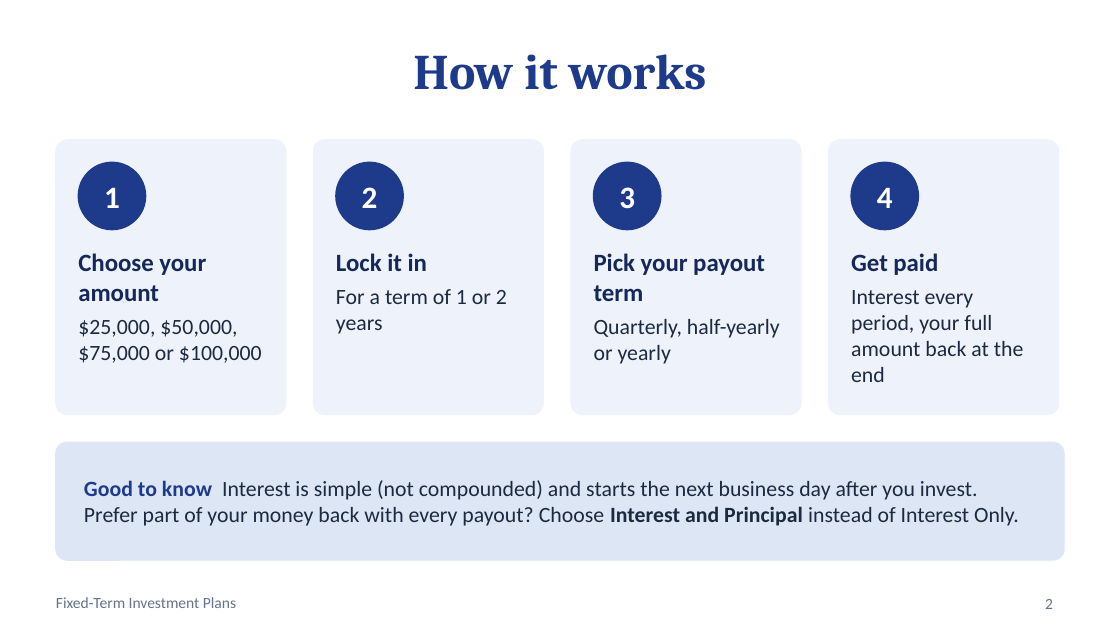
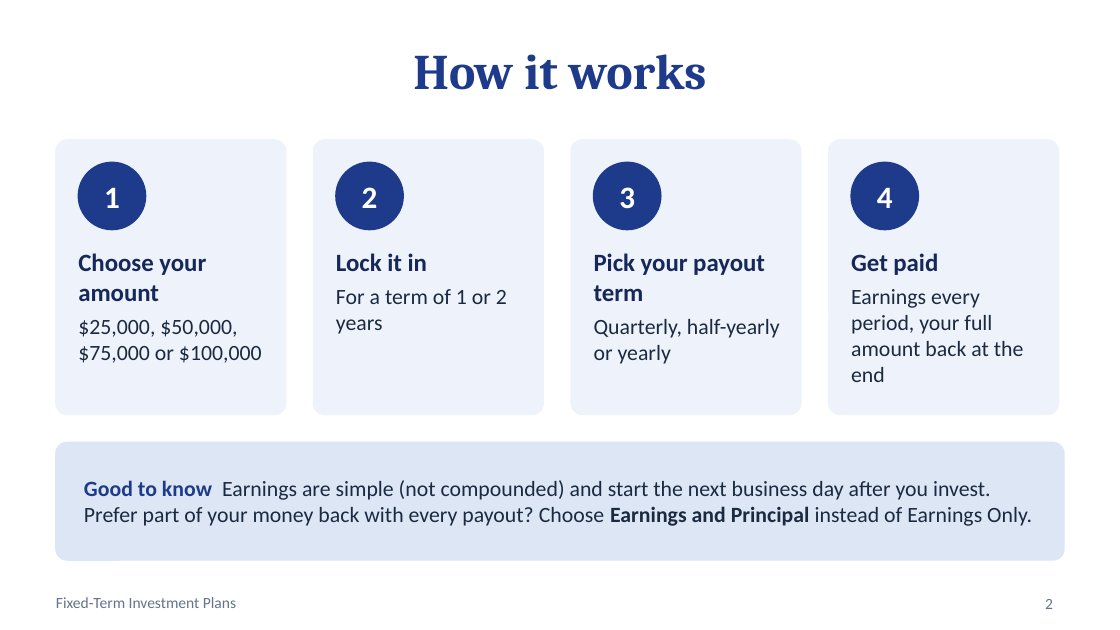
Before and after one commit to sureshsinghbhandari/payout-calculator, a slide deck: slide 2 of docs/Investment-Plans-Seminar.pptx. Drawn at 1120x630 pixels with LibreOffice and Linux fonts; fonts in the diff are those of the drawing. Boxes give left, top, right and bottom in pixels: in the first picture for what was removed or moved away, otherwise in the second. Text is boxed around its words. In the diff, an @@ line names an element or a change of style, - is before the commit and + after.

```diff
--- a/docs/Investment-Plans-Seminar.pptx
+++ b/docs/Investment-Plans-Seminar.pptx
@@ text at [851,289,1024,382]: text changed @@
-Interest every period, your full amount back at the end
+Earnings every period, your full amount back at the end
@@ text at [84,480,1032,526]: text changed @@
-Good to know Interest is simple (not compounded) and starts the next business day after you invest. Prefer part of your money back with every payout? Choose Interest and Principal instead of Interest Only.
+Good to know Earnings are simple (not compounded) and start the next business day after you invest. Prefer part of your money back with every payout? Choose Earnings and Principal instead of Earnings Only.
```
Also in this commit, not shown: 4 other slides changed, 48 other files.
